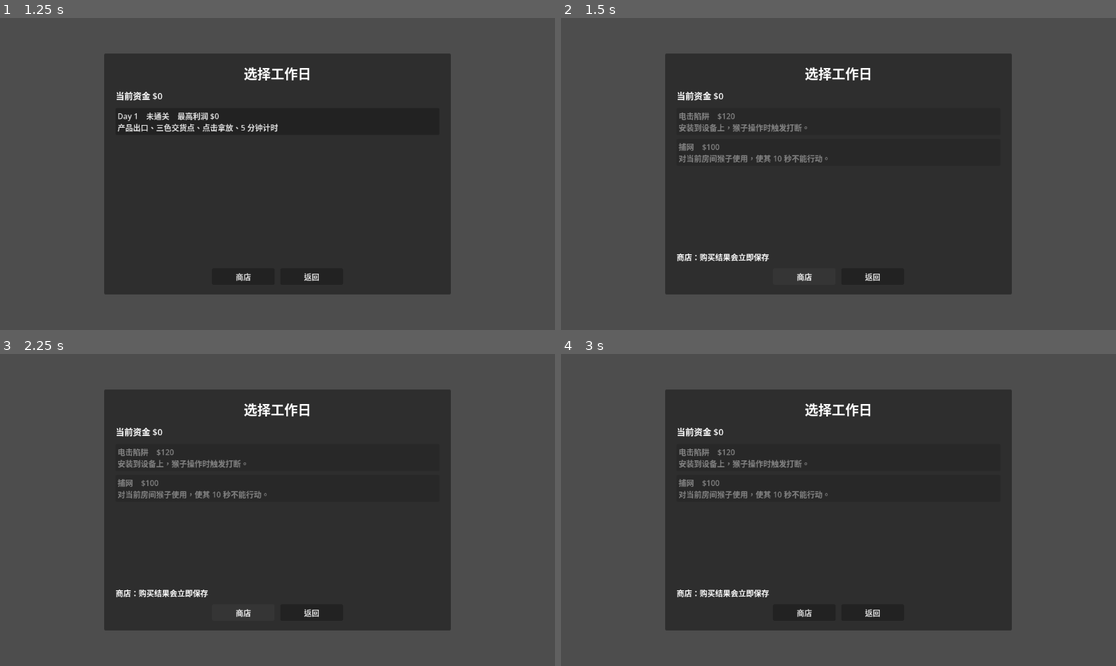
Above: before the commit, frames 1-4 (two rows, left to right).
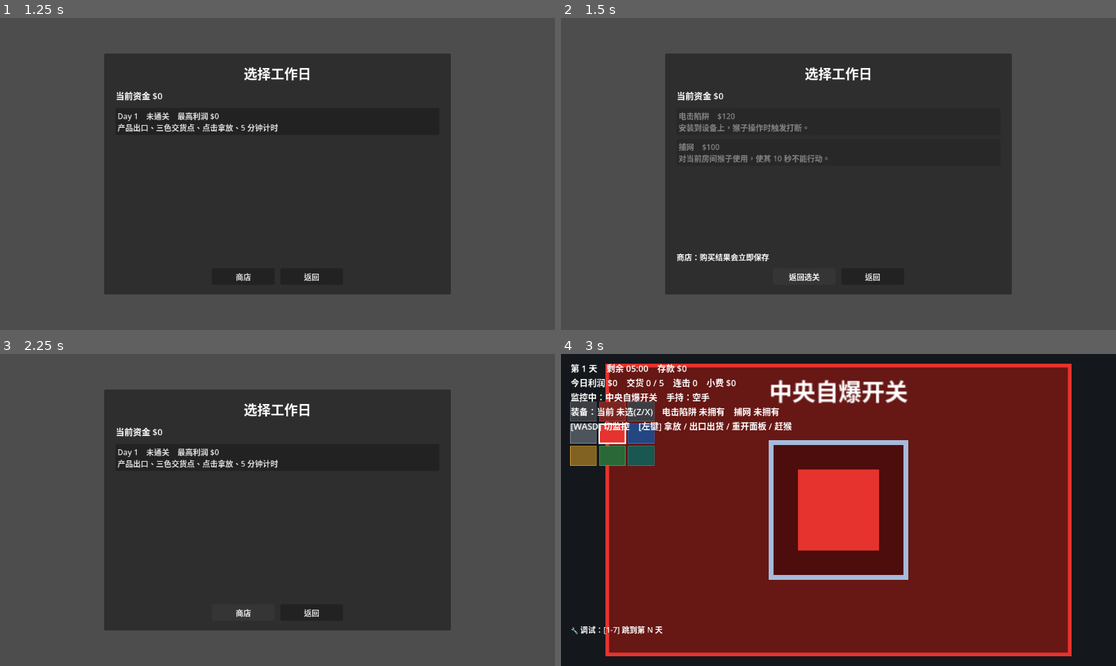
Above: after the commit, the same moments.

Repository: Zhi-Liao-jz/gamejam
Game: Godot game, scene res://scenes/menu/main_menu.tscn
Two runs of this game, one before a commit and one after it. Both use one fixed random seed, a clock stepped at 60 frames per second and the inputs below.
Inputs (mouse positions are in pixels of both pictures, inside the frame that each line leads up to):
- Up to frame 1 (1.25 s): click "新游戏" at 0.5 s
- Up to frame 2 (1.5 s): click "商店" at 1.25 s
- Up to frame 3 (2.25 s): click "商店" (after the commit: "返回选关") at 2 s
- Up to frame 4 (3 s): click (838, 456) at 2.75 s, where only the run after the commit has a clickable "Day 1 未通关 最高利润 $0 产品出口、三色交货点、…"

Frame 1 is identical in both runs. In frame 2, less than 0.1% of the frame differs, in the area x 41-47%, y 81-85%; in frame 3, 1.5%; in frame 4, 99%, in the area x 0-100%, y 0-100%.

Commit message:
修复电击陷阱逃跑bug，补全交货目标判定与商店返回选关
- 修复电击陷阱在动作完成时触发后猴子不逃跑：GridTampering 的 finish 失败分支补回 current_state 守卫，避免把"被电逃跑"覆盖成游荡
- 猴子数量统一为 Game.monkey_count_today 单一来源，移除 spawner 内重复实现（行为不变）
- 猴子环境音改挂运行时音效总线（命名为 SFX），跟随"声音"音量；原先挂 Master 不受控
- 选关界面商店改为切换式：商店内 shop_button 变为"返回选关"，保留"返回主菜单"
- 交货目标决定胜负：时间到达标则结算并解锁下一天，未达标当天失败可重试（不入账、不解锁），HUD 区分"未达目标/自爆"失败原因

Diff:
--- a/global/game_state.gd
+++ b/global/game_state.gd
@@ -111,9 +111,11 @@
 	start_day(mini(completed_day + 1, highest_unlocked_day))
 
 
-## 当天该有几只猴子（难度曲线：每 2 天 +1 只，封顶 MAX_MONKEYS）
+## 当天该有几只猴子：第 1 天 0（保持无猴），第 2 天起随天数递增、封顶 MAX_MONKEYS。
 func monkey_count_today() -> int:
-	return clampi(1 + (day - 1) / 2, 1, MAX_MONKEYS)
+	if day < 2:
+		return 0
+	return clampi(day - 1, 1, MAX_MONKEYS)
 
 
 ## 尝试购买长期装备。成功会扣钱、保存，并初始化运行时数量。
--- a/global/sound_manager.gd
+++ b/global/sound_manager.gd
@@ -1,6 +1,7 @@
 extends Node
 
 const MAX_PLAYERS: int = 16
+const SFX_BUS_INDEX: int = 1  # 运行时创建的音效总线索引（命名为 "SFX"，受"声音"音量滑条控制）
 const SFX_VOLUME: float = 1.0
 const PITCH_VARIANCE: float = 0.08
 const OVERLAP_COOLDOWN_MSEC: int = 200
@@ -18,10 +19,11 @@
 
 
 func _ready() -> void:
-	AudioServer.add_bus(1)
+	AudioServer.add_bus(SFX_BUS_INDEX)
+	AudioServer.set_bus_name(SFX_BUS_INDEX, "SFX")  # 命名后，场景内音源（如猴子）可统一挂到此总线
 	for i in MAX_PLAYERS:
 		var p = AudioStreamPlayer.new()
-		p.bus = AudioServer.get_bus_name(1)
+		p.bus = AudioServer.get_bus_name(SFX_BUS_INDEX)
 		p.volume_db = linear_to_db(SFX_VOLUME)
 		add_child(p)
 		_pool.append(p)
@@ -30,7 +32,12 @@
 
 
 static func volume_effects(volume_db):
-	AudioServer.set_bus_volume_db(1, volume_db)
+	AudioServer.set_bus_volume_db(SFX_BUS_INDEX, volume_db)
+
+
+## 运行时音效总线名。场景内自带 AudioStreamPlayer 的节点（猴子环境音）据此挂载，跟随"声音"音量。
+func sfx_bus_name() -> String:
+	return AudioServer.get_bus_name(SFX_BUS_INDEX)
 
 
 # ---------- 程序化占位音（临时，换真素材时整段删掉） ----------
--- a/scenes/menu/day_select.gd
+++ b/scenes/menu/day_select.gd
@@ -14,6 +14,8 @@
 }
 const SHOP_EQUIPMENT: Array[int] = [Game.EQUIPMENT_SHOCK_TRAP, Game.EQUIPMENT_NET]
 
+var _showing_shop: bool = false  # false=日期列表，true=商店；shop_button 在两者间切换
+
 @onready var money_label: Label = %money_label
 @onready var day_list: VBoxContainer = %day_list
 @onready var shop_button: Button = %shop_button
@@ -22,9 +24,9 @@
 
 
 func _ready() -> void:
-	_build_day_buttons()
-	shop_button.pressed.connect(_on_shop_pressed)
+	shop_button.pressed.connect(_on_shop_toggle)
 	back_button.pressed.connect(_on_back_pressed)
+	_refresh_view()
 
 
 func _build_day_buttons() -> void:
@@ -88,9 +90,20 @@
 	get_tree().change_scene_to_file(MAIN_GRID_SCENE)
 
 
-func _on_shop_pressed() -> void:
-	shop_status.text = "商店：购买结果会立即保存"
-	_build_shop_items()
+## 在"日期列表"和"商店"之间切换当前视图，并同步 shop_button 文案。
+func _refresh_view() -> void:
+	if _showing_shop:
+		_build_shop_items()
+		shop_button.text = "返回选关"
+	else:
+		_build_day_buttons()
+		shop_button.text = "商店"
+
+
+func _on_shop_toggle() -> void:
+	_showing_shop = not _showing_shop
+	shop_status.text = "商店：购买结果会立即保存" if _showing_shop else ""
+	_refresh_view()
 
 
 func _buy_equipment(equipment_id: int) -> void:
--- a/scripts/day/grid_failed.gd
+++ b/scripts/day/grid_failed.gd
@@ -1,13 +1,15 @@
 extends BaseState
-## 2.0 当天失败（P3）：自爆未能阻止 → 本日作废、收入归零，按 [N] 重试本日（天数不变、不入账）。
+## 2.0 当天失败（P3）：自爆未阻止 / 未达交货目标 → 本日作废、收入归零，按 [N] 重试本日（天数不变、不入账）。
+## 失败原因经转入时的 msg.reason 传入（"self_destruct" / "quota"），供 HUD 区分提示文案。
 
 
-func enter(_msg: Dictionary = {}) -> void:
+func enter(msg: Dictionary = {}) -> void:
 	Ledger.working_active = false
 	var data := {
 		"day": Game.day,
 		"delivered": Ledger.delivered_today,
 		"quota": Ledger.quota_today(),
+		"reason": String(msg.get("reason", "self_destruct")),
 	}
 	EventBus.push_event("day_failed", data)
 
--- a/scripts/day/grid_working.gd
+++ b/scripts/day/grid_working.gd
@@ -15,6 +15,10 @@
 func update(delta: float) -> void:
 	Game.tick_runtime_equipment(delta)
 	if Ledger.day_failed:
-		fsm.transition_to(&"Failed")  # 自爆引爆 → 当天失败（优先于结算）
+		fsm.transition_to(&"Failed", {"reason": "self_destruct"})  # 自爆引爆 → 当天失败（优先于结算）
 	elif Ledger.tick(delta):
-		fsm.transition_to(&"Settlement")
+		# 时间到：达成今日交货目标才算通关进结算，否则当天失败、重试本日（不解锁、不入账）
+		if Ledger.is_quota_met():
+			fsm.transition_to(&"Settlement")
+		else:
+			fsm.transition_to(&"Failed", {"reason": "quota"})
--- a/scripts/entities/grid_monkey.gd
+++ b/scripts/entities/grid_monkey.gd
@@ -168,6 +168,7 @@
 func play_loop(key: String, pitch: float = 1.0) -> void:
 	if _audio == null:
 		_audio = $Audio
+		_audio.bus = SoundManager.sfx_bus_name()  # 挂到 SFX 总线，跟随"声音"音量（默认场景里是 Master）
 	var stream := SoundManager.get_stream(key)
 	if stream and _audio.stream != stream:
 		_audio.stream = stream
--- a/scripts/entities/grid_monkey_spawner.gd
+++ b/scripts/entities/grid_monkey_spawner.gd
@@ -26,16 +26,9 @@
 
 
 func _spawn_for_day() -> void:
-	var count := _monkey_count(Game.day)
+	var count := Game.monkey_count_today()  # 单一真相：当天猴子数由 Game 统一计算
 	for i: int in count:
 		_spawn_one(i)
-
-
-## 第几天该有几只猴子：第 1 天 0（P1 保持无猴），之后随天数递增、封顶 3。
-func _monkey_count(day: int) -> int:
-	if day < 2:
-		return 0
-	return clampi(day - 1, 1, 3)
 
 
 func _spawn_one(index: int) -> void:
--- a/scripts/entities/grid_monkey_states/grid_tampering.gd
+++ b/scripts/entities/grid_monkey_states/grid_tampering.gd
@@ -45,8 +45,11 @@
 	var device := monkey.action_device
 	var finished_action := monkey.action_id
 	if not device.finish_action(finished_action, BaseDevice.ACTOR_MONKEY, monkey):
-		monkey.clear_current_action()
-		fsm.transition_to(&"GridSneaking")
+		# finish 失败可能是电击陷阱触发——那时 interrupt_by_shock_trap 已把猴子转入 GridFleeing。
+		# 仅当仍停留在本状态才回游荡，否则会把"被电逃跑"覆盖成游荡，陷阱形同虚设。
+		if fsm.current_state == self:
+			monkey.clear_current_action()
+			fsm.transition_to(&"GridSneaking")
 		return
 	SoundManager.play("alarm")
 	monkey.clear_current_action()
--- a/scripts/ui/grid_hud.gd
+++ b/scripts/ui/grid_hud.gd
@@ -216,9 +216,11 @@
 
 func _on_day_failed(data: Dictionary) -> void:
 	summary_panel.visible = true
+	var reason := String(data.get("reason", "self_destruct"))
+	var reason_text := "未达成今日交货目标" if reason == "quota" else "自爆未能阻止"
 	summary_label.text = (
-		"💥 第 %d 天 失败！\n\n自爆未能阻止\n交货 %d / %d\n\n[N] 重试本日"
-		% [data["day"], data["delivered"], data["quota"]]
+		"💥 第 %d 天 失败！\n\n%s\n交货 %d / %d\n\n[N] 重试本日"
+		% [data["day"], reason_text, data["delivered"], data["quota"]]
 	)
 
 
